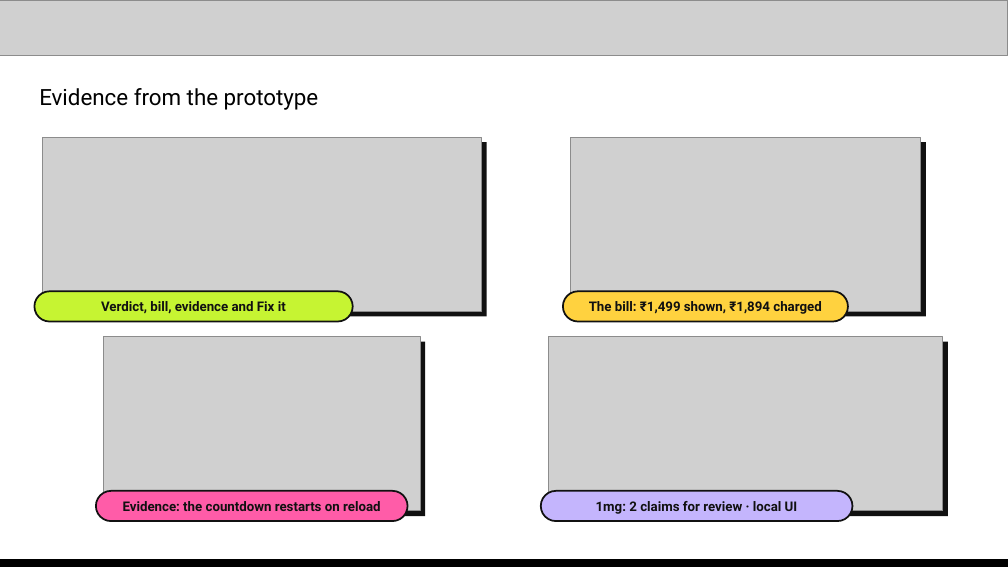
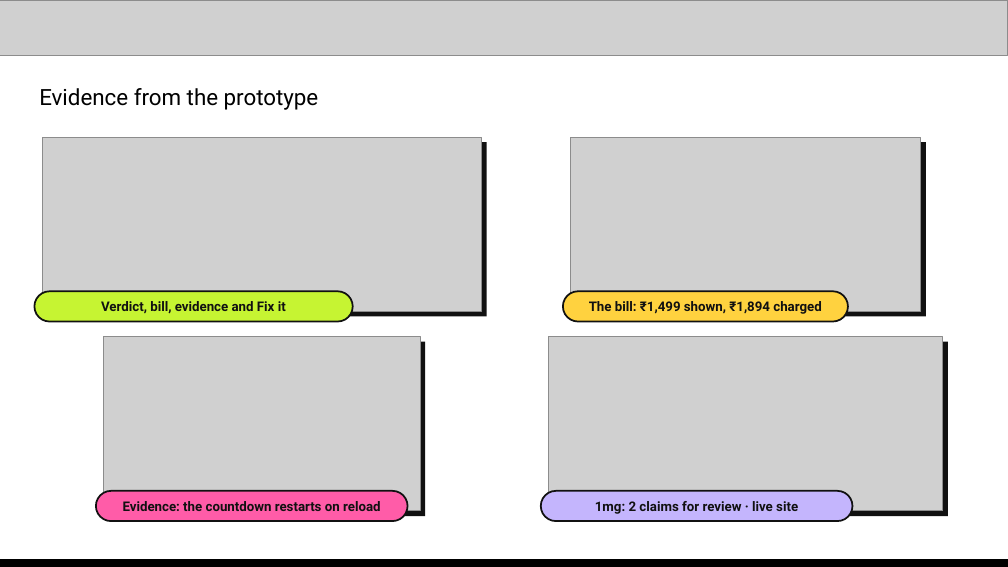
Before and after one commit to saubhagyaashish/shop-honest, a slide deck: slide 10 of Zero Context - Shop Honest - AI Builder Cup - Reviewed.pptx. Drawn at 1008x567 pixels with LibreOffice and Linux fonts; fonts in the diff are those of the drawing; grey boxes stand for pictures. Boxes give left, top, right and bottom in pixels: in the first picture for what was removed or moved away, otherwise in the second. Text is boxed around its words. In the diff, an @@ line names an element or a change of style, - is before the commit and + after.

Commit message:
update presentation file for Zero Context Shop Honest AI Builder Cup review

```diff
--- a/Zero Context - Shop Honest - AI Builder Cup - Reviewed.pptx
+++ b/Zero Context - Shop Honest - AI Builder Cup - Reviewed.pptx
@@ text in rounded rectangle at [595,501,798,514]: text changed @@
-1mg: 2 claims for review · local UI
+1mg: 2 claims for review · live site
```
